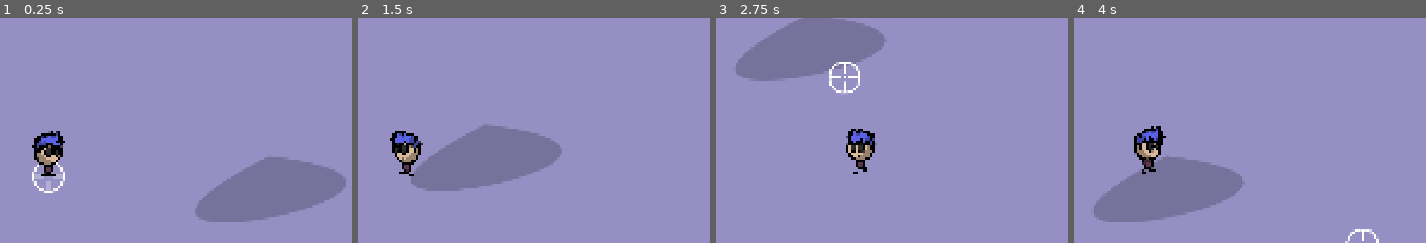
Above: before the commit, frames 1-4 (left to right).
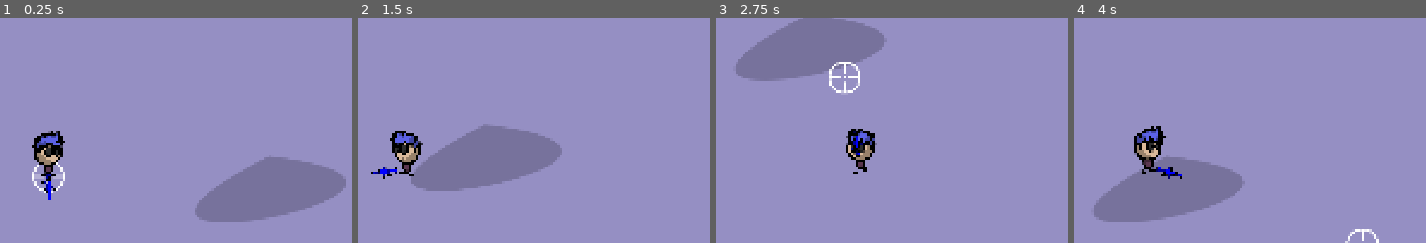
Above: after the commit, the same moments.

Repository: LHO-Developments/Godot-Projects
Game: Godot game, scene res://scenes/game/game.tscn
Two runs of this game, one before a commit and one after it. Both use one fixed random seed, a clock stepped at 60 frames per second and the inputs below.
Inputs (mouse positions are % of the whole screen's width and height, from its top left):
- Up to frame 1 (0.25 s): no input
- Up to frame 2 (1.5 s): tap Enter at 0.5 s; move the mouse to (82, 45) at 0.52 s; hold D (move_right) 0.53-1.28 s; move the mouse to (34, 55) at 1.27 s; hold S (move_down) from 1.28 s (still down)
- Up to frame 3 (2.75 s): move the mouse to (68, 28) at 2.02 s; release S (move_down) at 2.03 s; hold D (move_right) from 2.03 s (still down)
- Up to frame 4 (4 s): move the mouse to (51, 70) at 2.77 s; release D (move_right) at 2.78 s; hold W (move_up) 2.78-3.53 s; move the mouse to (91, 65) at 3.52 s; hold A (move_left) from 3.53 s (still down)
The pictures show only the part of the screen within x 50-100%, y 15-65%; the shares and areas given below are measured in that part.

The runs differ from the first frame. In frame 1, 0.2% of the frame differs, in the area x 11-16%, y 69-81%; in frame 2, 0.2%; in frame 3, 0.2%; in frame 4, 0.2%, in the area x 23-31%, y 66-72%.

Commit message:
equip weapon

Diff:
--- a/Top Down Survivor/top-down-survivor/scenes/player/player.gd
+++ b/Top Down Survivor/top-down-survivor/scenes/player/player.gd
@@ -3,15 +3,21 @@
 
 @export var move_speed := 700.0;
 @onready var anim_sprite: AnimatedSprite2D = $AnimatedSprite2D
+@onready var weapon: Weapon = $Weapon
 
 var can_move: bool = true;
 var mouse_pos: Vector2;
+const WEAPON_M_4_2 = preload("res://data/weapon_m4_2.tres");
+
+func _ready() -> void:
+	weapon.setup(WEAPON_M_4_2);
 
 func _process(delta: float) -> void:
 	if not can_move: return;
 	get_mouse_pos();
 	update_animations();
 	update_rotation();
+	update_weapon_roatation();
 
 func _physics_process(delta: float) -> void:
 	if not can_move: return;
@@ -30,6 +36,13 @@
 	else:
 		anim_sprite.flip_h = true;
 
+func update_weapon_roatation() -> void:
+	if mouse_pos.x > global_position.x:
+		weapon.rotate_weapon(false);
+	else:
+		weapon.rotate_weapon(true);
+	weapon.look_at(mouse_pos);
+
 func update_animations() -> void:
 	if velocity.length() > 0:
 		anim_sprite.play("move");
--- a/Top Down Survivor/top-down-survivor/scenes/player/player.tscn
+++ b/Top Down Survivor/top-down-survivor/scenes/player/player.tscn
@@ -26,6 +26,8 @@
 [ext_resource type="Texture2D" uid="uid://dl6wf3lilmpds" path="res://Topdown Assets/Sprites/Entities/Char 1/walk_6.png" id="23_7obkq"]
 [ext_resource type="Texture2D" uid="uid://b145gvhu4ameq" path="res://Topdown Assets/Sprites/Entities/Char 1/walk_7.png" id="24_vo27k"]
 [ext_resource type="Texture2D" uid="uid://b0d6xe0sreis5" path="res://Topdown Assets/Sprites/Shadow.png" id="25_007i1"]
+[ext_resource type="Script" uid="uid://c4jau6afsg3y2" path="res://scenes/player/weapon.gd" id="27_28m0y"]
+[ext_resource type="Texture2D" uid="uid://k1o2nroluihr" path="res://Topdown Assets/Sprites/Weapons/weapon_1_pistol.png" id="27_j4nxn"]
 
 [sub_resource type="SpriteFrames" id="SpriteFrames_fm80t"]
 animations = [{
@@ -140,3 +142,14 @@
 modulate = Color(1, 1, 1, 0.588235)
 z_index = -1
 texture = ExtResource("25_007i1")
+
+[node name="Weapon" type="Node2D" parent="."]
+position = Vector2(0, -168)
+script = ExtResource("27_28m0y")
+
+[node name="WeaponSprite" type="Sprite2D" parent="Weapon"]
+position = Vector2(332, 0)
+texture = ExtResource("27_j4nxn")
+
+[node name="FirePos" type="Marker2D" parent="Weapon"]
+position = Vector2(544, -50)
--- /dev/null
+++ b/Top Down Survivor/top-down-survivor/scenes/player/weapon.gd
@@ -0,0 +1,24 @@
+extends Node2D
+class_name Weapon;
+
+@onready var weapon_sprite: Sprite2D = $WeaponSprite
+@onready var fire_pos: Marker2D = $FirePos
+
+var equipped_weapon: WeaponData;
+var delay_btw_shots: float;
+
+func setup(weapon_data: WeaponData) -> void:
+	equipped_weapon = weapon_data;
+	weapon_sprite.texture = weapon_data.gun_sprite;
+	weapon_sprite.modulate = weapon_data.gun_color;
+	delay_btw_shots = weapon_data.delay_btw_shots;
+
+
+
+func rotate_weapon(value: bool) -> void:
+	if value:
+		weapon_sprite.flip_v = true;
+		fire_pos.position.y = -50;
+	else:
+		weapon_sprite.flip_v = false;
+		fire_pos.position.y = -50;
Not shown: 1 places in Top Down Survivor/top-down-survivor/scenes/player/player.tscn that only renumber resources
Not shown, added: Top Down Survivor/top-down-survivor/scenes/player/weapon.gd.uid
